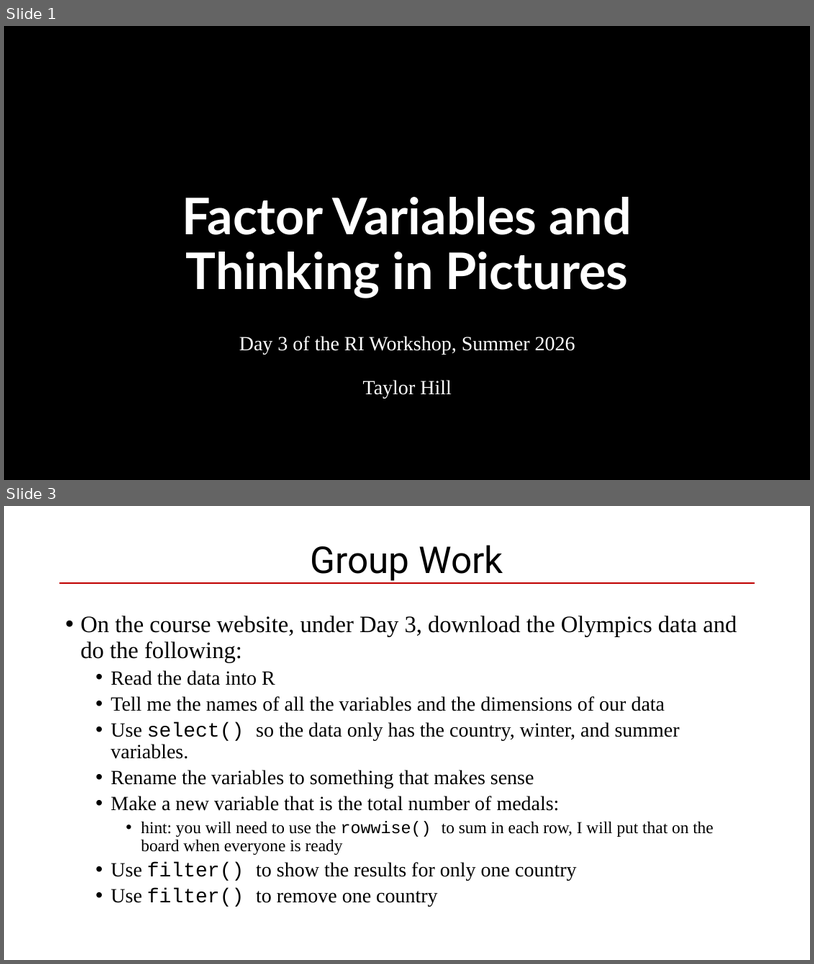
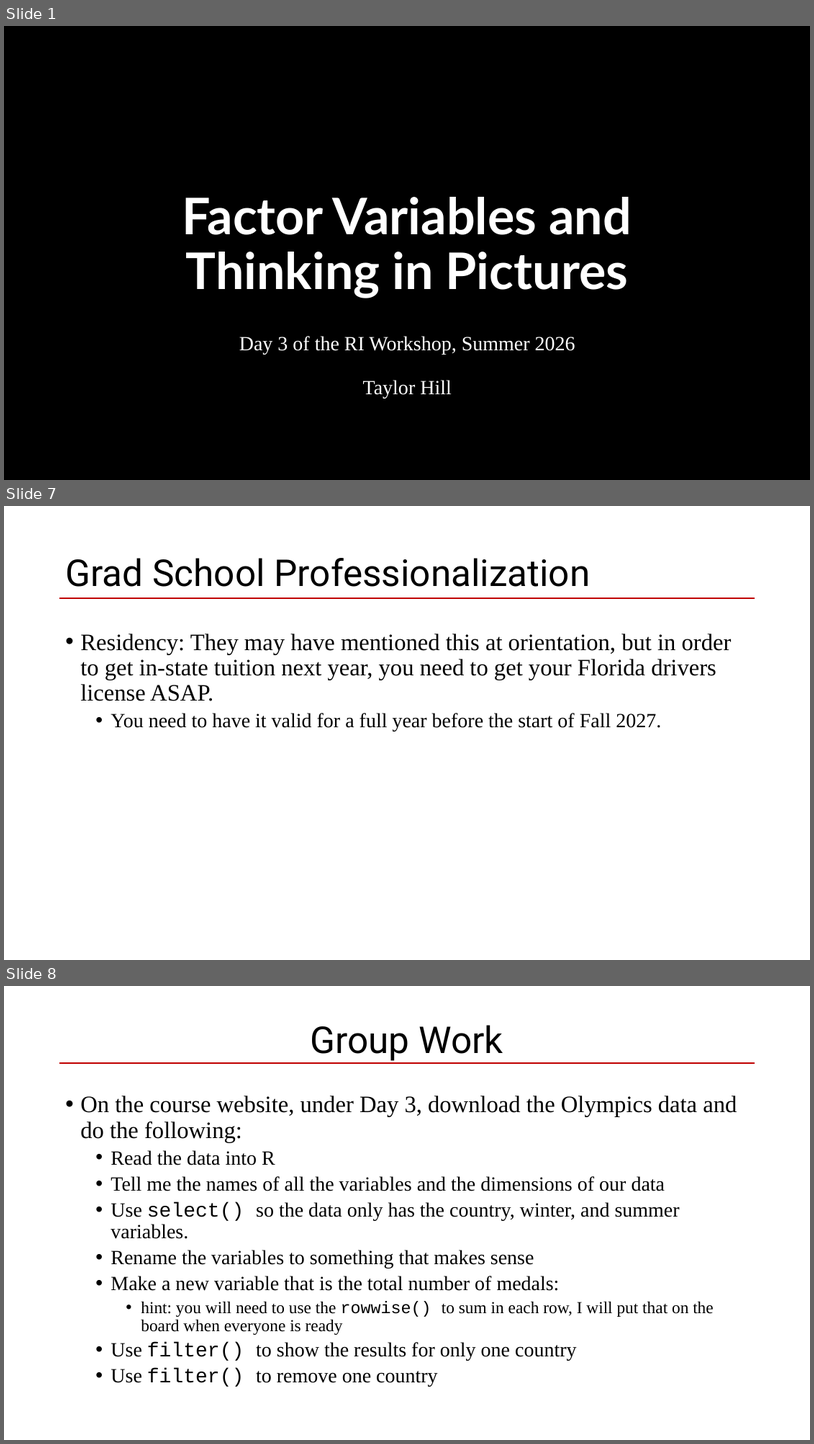
Before and after one commit to taylor-hill23/summer-ri-workshop-quarto, a slide deck: materials/class-slide-day3-powerpoint.pptx. Shown one above the other, each under a label of ours: slides 1 and 3 before the commit, slides 1, 7 and 8 after it; the slides between them are not shown. The pictures are 814x964 and 814x1444 pixels, drawn with LibreOffice and Linux fonts; fonts in the diff are those of the drawing; background and template pictures are left out. Boxes give left, top, right and bottom in pixels: in the first picture for what was removed or moved away, otherwise in the second. Text is boxed around its words. In the diff, an @@ line names an element or a change of style, - is before the commit and + after.

```diff
--- a/materials/class-slide-day3-powerpoint.pptx
+++ b/materials/class-slide-day3-powerpoint.pptx
@@ slide 7 added at <box>4,506,810,960</box>, background #FFFFFF @@
@@ title added at <box>65,558,590,587</box>, 44 pt, text #000000 @@
+Grad School Professionalization
@@ line added from (59, 598) to (756, 598), #C00000 1.5 pt @@
@@ text added at <box>80,633,732,731</box>, 28 pt, text #000000 @@
+• Residency: They may have mentioned this at orientation, but in order to get in-state tuition next year, you need to get your Florida drivers license ASAP.
+  • You need to have it valid for a full year before the start of Fall 2027.
@@ what was slide 3 is now slide 8 @@
```
Also in this commit, not shown: 4 slides changed, 6 other slides added.
